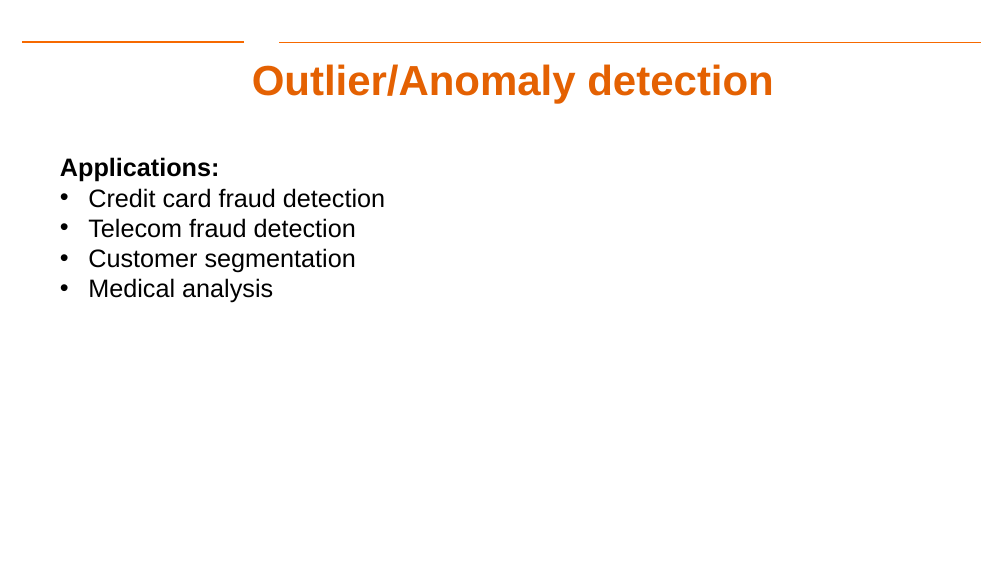
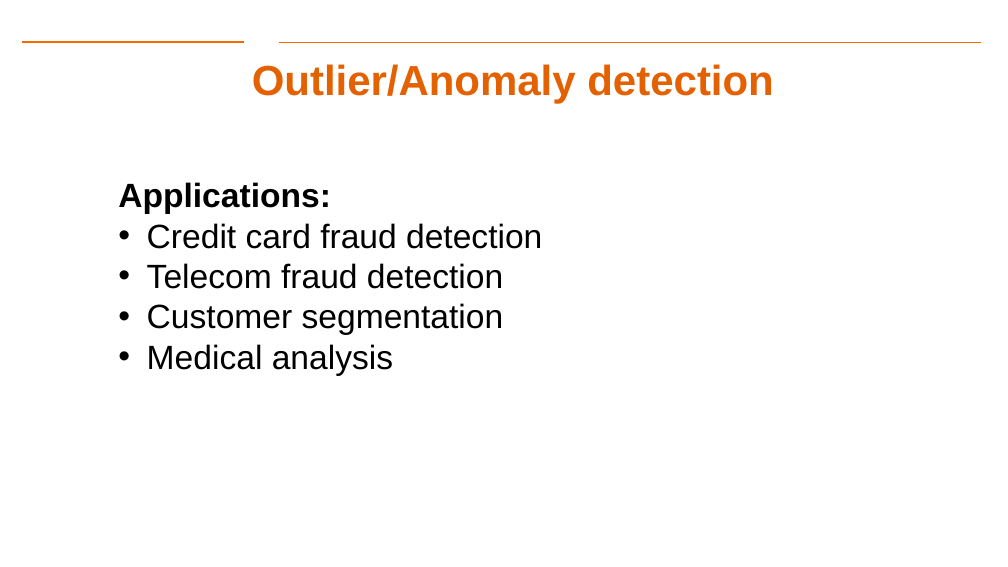
Before and after one commit to Dre1896/RIT-DSCI-633-FDS, a slide deck: slide 20 of Syllabus/Lecture14/Lec14.pptx (slide 19 before the commit). Drawn at 1008x567 pixels with LibreOffice and Linux fonts; fonts in the diff are those of the drawing; background and template pictures are left out. Boxes give left, top, right and bottom in pixels: in the first picture for what was removed or moved away, otherwise in the second. Text is boxed around its words. In the diff, an @@ line names an element or a change of style, - is before the commit and + after.

```diff
--- a/Syllabus/Lecture14/Lec14.pptx
+++ b/Syllabus/Lecture14/Lec14.pptx
@@ text "Applications:": place and size @@
-text "Applications:" at [60, 157, 385, 303]
+text "Applications:" at [118, 182, 542, 376]
@@ text "Applications:" at [118, 182, 542, 376]: size 24 to 32 pt @@
```
Also in this commit, not shown: 12 other slides changed, 1 slide added.
